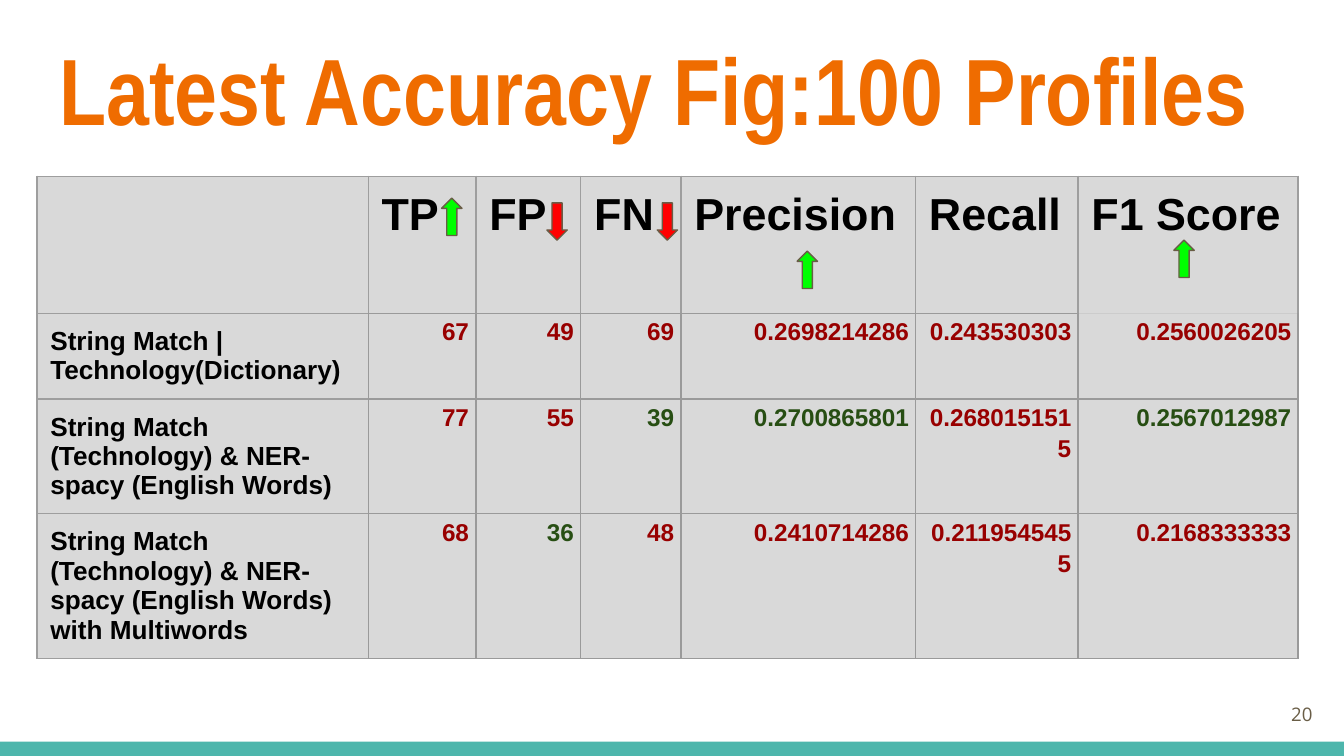
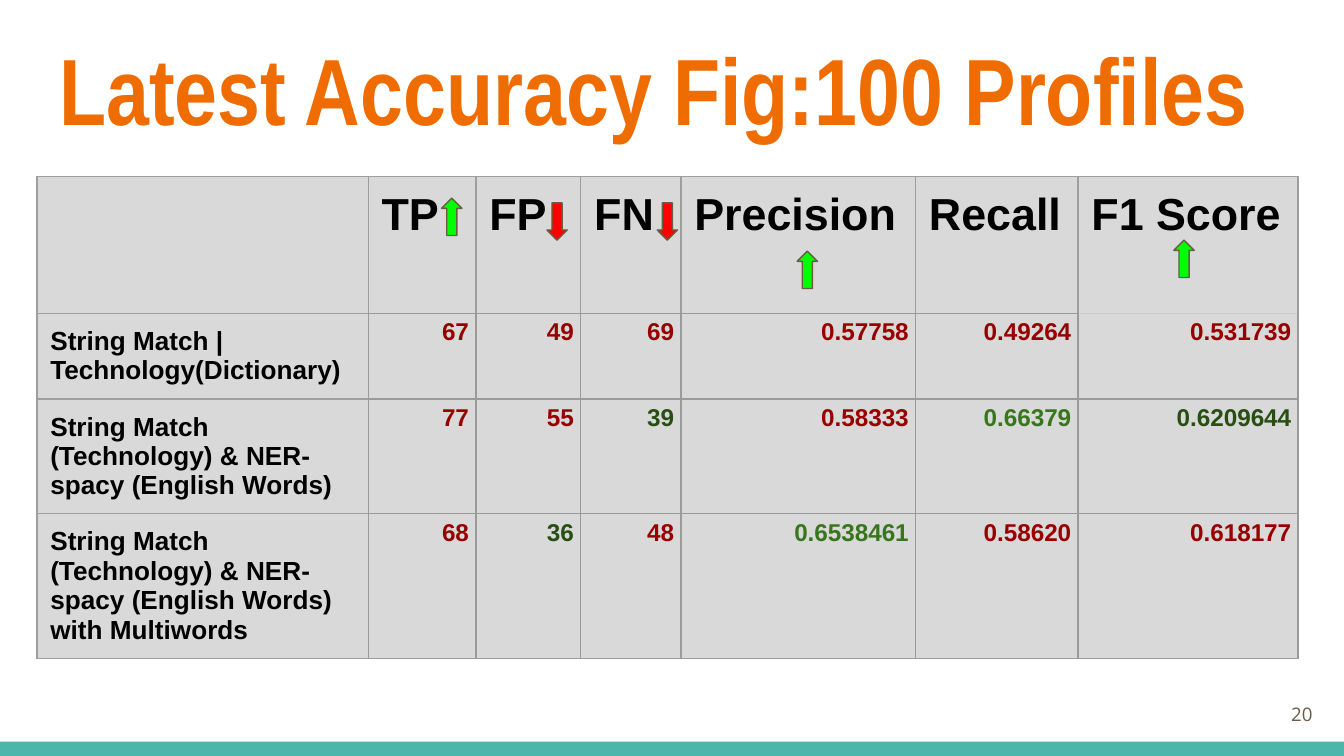
Before and after one commit to mohit-bags/BERT-Notebooks, a slide deck: slide 20 of Presentation_Data_Science.pptx. Drawn at 1344x756 pixels with LibreOffice and Linux fonts; fonts in the diff are those of the drawing. Boxes give left, top, right and bottom in pixels: in the first picture for what was removed or moved away, otherwise in the second. Text is boxed around its words. In the diff, an @@ line names an element or a change of style, - is before the commit and + after.

```diff
--- a/Presentation_Data_Science.pptx
+++ b/Presentation_Data_Science.pptx
@@ table at [36,176,1298,644] @@
-row 2: String Match | / Technology(Dictionary) | 67 | 49 | 69 | 0.2698214286 | 0.243530303 | 0.2560026205
+row 2: String Match | / Technology(Dictionary) | 67 | 49 | 69 | 0.57758 | 0.49264 | 0.531739
-row 3: String Match (Technology) & NER-spacy (English Words) | 77 | 55 | 39 | 0.2700865801 | 0.2680151515 | 0.2567012987
+row 3: String Match (Technology) & NER-spacy (English Words) | 77 | 55 | 39 | 0.58333 | 0.66379 | 0.6209644
-row 4: String Match (Technology) & NER-spacy (English Words) with Multiwords | 68 | 36 | 48 | 0.2410714286 | 0.2119545455 | 0.2168333333
+row 4: String Match (Technology) & NER-spacy (English Words) with Multiwords | 68 | 36 | 48 | 0.6538461 | 0.58620 | 0.618177
```
Also in this commit, not shown: 2 other slides changed, 3 slides added, 10 other files.
